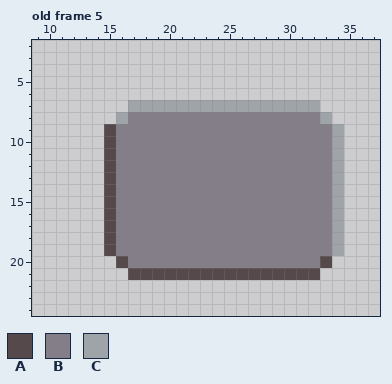
A pixel-art file gets an edit: Twisted Petal/Assets/Aseprite/UI/buttons.aseprite. Above is the file before it was changed.
50x29 pixels, 5 frames. Shown: old frame 5: x 9..37, y 2..24. The commit also changed other frames, which this record leaves out.
Palette (. is transparent): A #56494c  B #847e89  C #9fa4a9
Pixels before, old frame 5, first column x 15:
 7 ..CCCCCCCCCCCCCCCC..
 8 .CBBBBBBBBBBBBBBBBC.
 9 ABBBBBBBBBBBBBBBBBBC
10 ABBBBBBBBBBBBBBBBBBC
11 ABBBBBBBBBBBBBBBBBBC
12 ABBBBBBBBBBBBBBBBBBC
13 ABBBBBBBBBBBBBBBBBBC
14 ABBBBBBBBBBBBBBBBBBC
15 ABBBBBBBBBBBBBBBBBBC
16 ABBBBBBBBBBBBBBBBBBC
17 ABBBBBBBBBBBBBBBBBBC
18 ABBBBBBBBBBBBBBBBBBC
19 ABBBBBBBBBBBBBBBBBBC
20 .ABBBBBBBBBBBBBBBBA.
21 ..AAAAAAAAAAAAAAAA..
After:
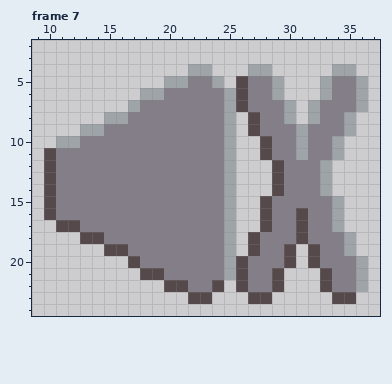
A new or re-ordered frame is compared with the old frame closest to it.
Difference:
frames 5 -> 7
Frame 7 is new; against old frame 5, layer "Layer 1 Copy":
Colour A now appears in rows 5 to 6 at x 26; in rows 11 to 16 at x 10; in row 17 at x 11 to 12; in row 18 at x 13 to 14; in row 21 at x 33; in row 22 at x 20 to 21, 24, 26, 29 and 33.
Colour A now appears in row 23 at x 22 to 23, 27 to 28 and 34 to 35.
The author changed colour B to colour A in rows 8 to 9 at x 27; in rows 10 to 11 at x 28; in rows 12 to 14 at x 29; in row 15 at x 28; in rows 16 to 17 at x 28 and 31; in row 18 at x 27 and 31.
The author changed colour B to colour A in row 19 at x 16, 27, 30 and 32; in row 20 at x 17, 26, 30 and 32.
The author changed colour C to colour A in row 7 at x 26.
Colour B now appears in row 5 at x 22 to 23, 27 to 28 and 34 to 35; in row 6 at x 20 to 24, 27 to 28 and 34 to 35; in row 7 at x 33 to 35; in row 8 at x 34; in row 10 at x 13 to 14; in rows 11 to 16 at x 11 to 14.
Colour B now appears in row 17 at x 13 to 14; in rows 20 to 21 at x 34 to 35; in row 22 at x 22 to 23, 27 to 28 and 34 to 35.
The author changed colour A to colour B in rows 9 to 18 at x 15; in row 20 at x 33; in row 21 at x 20 to 24 and 27 to 28.
The author changed colour C to colour B in row 7 at x 18 to 24 and 27 to 29; in row 8 at x 33; in row 9 at x 34; in rows 18 to 19 at x 34.
Colour C now appears in row 4 at x 22 to 23, 27 to 28 and 34 to 35; in row 5 at x 20 to 21, 24, 29, 33 and 36; in row 6 at x 18 to 19, 25, 29, 33 and 36; in row 7 at x 36; in row 8 at x 15 and 35; in row 9 at x 13 to 14 and 35.
Colour C now appears in row 10 at x 11 to 12; in rows 18 to 19 at x 35; in rows 20 to 22 at x 36.
The author changed colour A to colour C in row 21 at x 25.
The author changed colour B to colour C in row 8 at x 25, 30 and 32; in rows 9 to 11 at x 25 and 31; in rows 12 to 14 at x 25 and 33; in rows 15 to 20 at x 25.
The edit erases colour A in row 20 at x 16; in row 21 at x 17 and 30 to 32.
The edit erases colour B in row 8 at x 26 and 31; in row 9 at x 26; in rows 10 to 11 at x 26 to 27; in rows 12 to 14 at x 26 to 28; in rows 15 to 17 at x 26 to 27; in row 18 at x 26.
The edit erases colour B in row 19 at x 26 and 31; in row 20 at x 31.
The edit erases colour C in row 7 at x 31; in rows 12 to 14 at x 34.
Pixel boxes of the changes (left, top, right, bottom) in both pictures:
changed: (44, 64, 368, 304)
